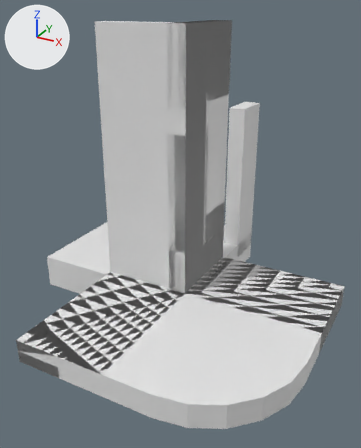
What one commit did to the Blender file BlenderModels/Motel/MotelKit/MotelKit.blend.
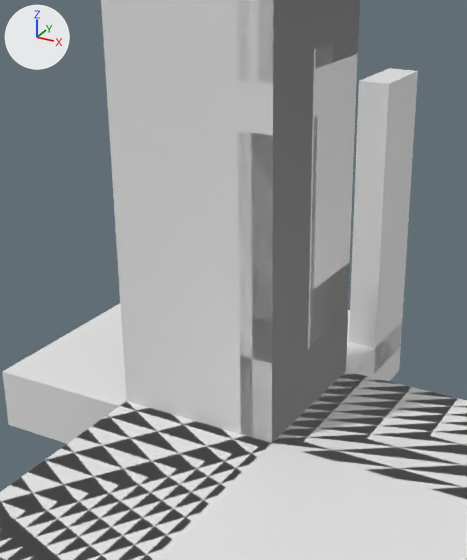
Each version is shown whole from a camera (50 mm lens) standing at (2.24, -4.17, 3.15) and looking at (-0.12, 0.12, 1.01), then close up on the part from 13% to 79% of the width and 15% to 79% of the height. Every picture has the same lights, and +X, +Y and +Z are marked at upper left. The older version's two pictures come first.

Names of what the first close-up shows: 'MO_Door', 'MO_Floor', 'MO_Roof', 'MO_SW_Corner', 'MO_SW_X', 'MO_WA_Corner.001', 'MO_WA_FlatQuarter', 'MO_WA_WinFull', 'MO_WA_WinLeft', 'MO_WA_WinRight'.
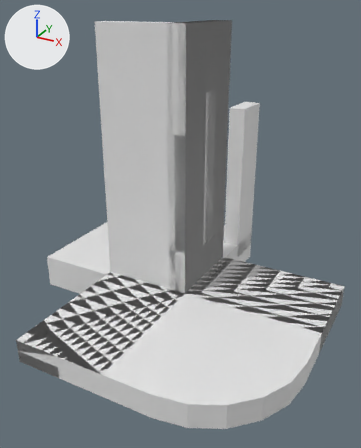
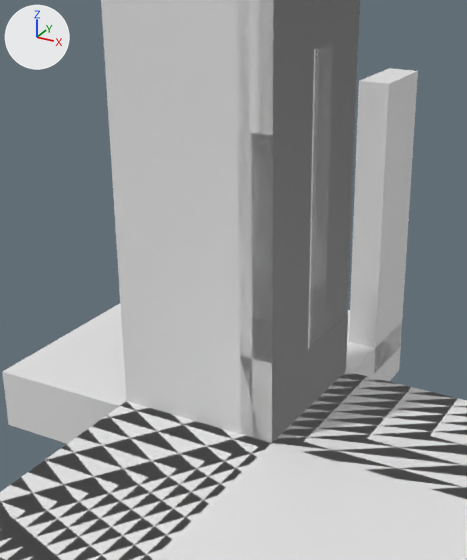
Changed parts and their boxes [x1, y1, x2, y2] in the close-ups (467 x 560 px):
'MO_WA_FlatQuarter', rescaled: before [309, 263, 350, 345]; after [236, 0, 358, 363]

The change, as a list of edits to the scene's bpy script:
```text
Change ob_mo_wa_flatquarter:
    ob_mo_wa_flatquarter.scale: (1.0, 1.0, 1.0) -> (1.0, 1.0, 3.0)
```
